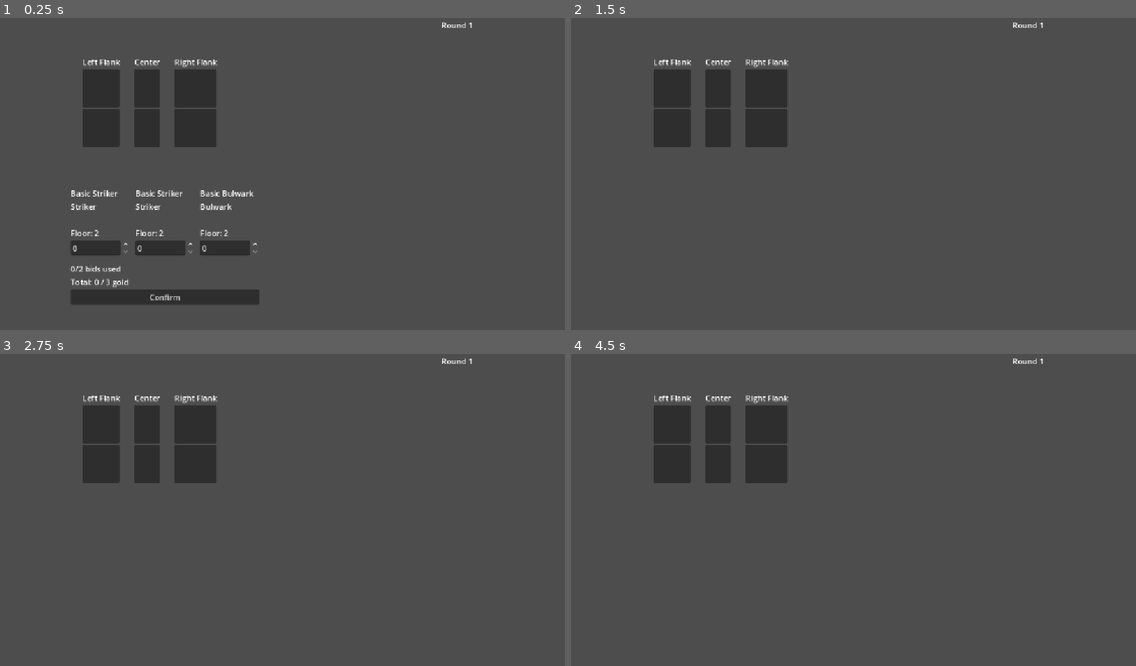
Above: before the commit, frames 1-4 (two rows, left to right).
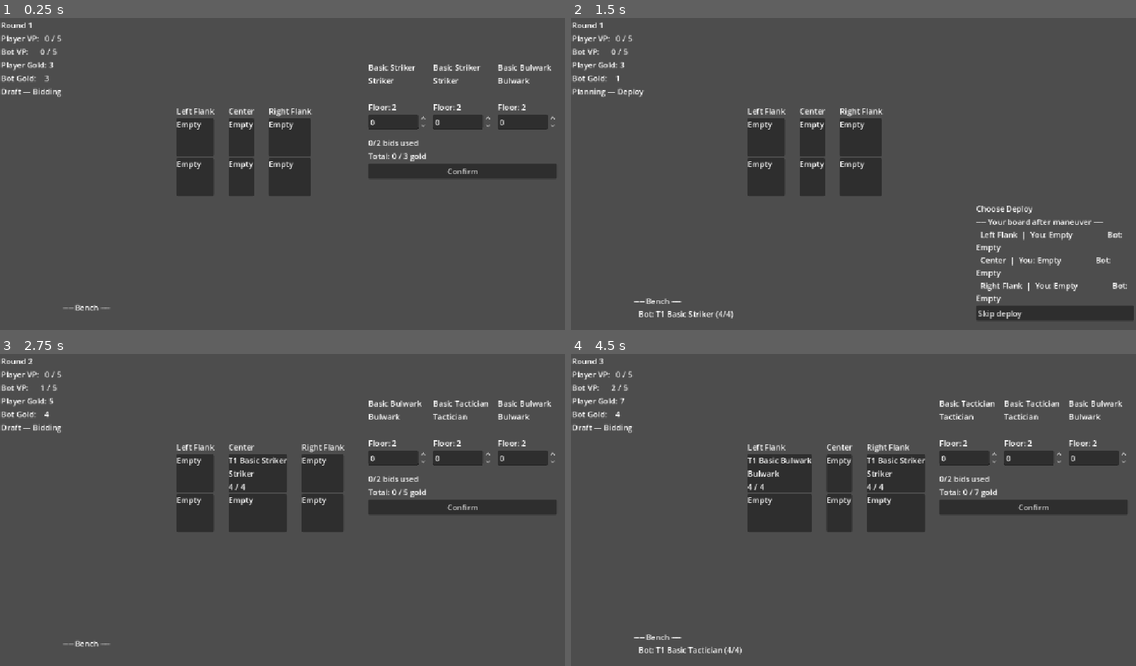
Above: after the commit, the same moments.

Repository: ReeseHerron/PocketTeactics
Game: Godot game, scene res://scenes/Main.tscn
Two runs of this game, one before a commit and one after it. Both use one fixed random seed, a clock stepped at 60 frames per second and the inputs below. This scene is started directly instead of the project's main scene.
Inputs (mouse positions are in pixels of both pictures, inside the frame that each line leads up to):
- Up to frame 1 (0.25 s): no input
- Up to frame 2 (1.5 s): click "Confirm" at 0.5 s; click (1056, 223) at 1.25 s, where only the run after the commit has a clickable "Skip (do nothing)"
- Up to frame 3 (2.75 s): click (485, 650) at 2 s, where only the run after the commit has a clickable "Skip deploy"
- Up to frame 4 (4.5 s): click (1034, 506) at 2.75 s, where only the run after the commit has a clickable "Confirm"; click (1056, 559) at 3.5 s, where only the run after the commit has a clickable "Skip (do nothing)"; click (1056, 650) at 4.25 s, where only the run after the commit has a clickable "Skip deploy"

The runs differ from the first frame. In frame 1, 16% of the frame differs, in the area x 0-99%, y 1-94%; in frame 2, 11%; in frame 3, 14%; in frame 4, 14%.
Error before the commit: Invalid assignment of property or key 'text' with value of type 'String' on a base object of type 'null instance'. (res://src/StatusPanel.gd:34)

Commit message:
Human vs Bot COMPLETED

Diff:
--- a/lane-battler/autoload/RoundManager.gd
+++ b/lane-battler/autoload/RoundManager.gd
@@ -100,16 +100,16 @@
 func _do_round_start() -> void:
 	print("")
 	print("========== ROUND %d ==========" % GameState.round_number)
+	# Apply income BEFORE printing gold so the header reflects what's actually spendable
+	if GameState.round_number > 1:
+		_economy_manager.apply_base_income()
+		print("  Income: +2 gold each")
 	print("Player — VP: %d  Gold: %d" % [GameState.vp[0], GameState.gold[0]])
 	print("Bot    — VP: %d  Gold: %d" % [GameState.vp[1], GameState.gold[1]])
 	_print_board_state()
 
 	# v4: clear fresh flags from previous round
 	GameState.clear_fresh_flags()
-
-	# v4: income at round START (skip round 1 — starting gold is already 3)
-	if GameState.round_number > 1:
-		_economy_manager.apply_base_income()
 
 	_set_phase(Phase.BENCH_RECOVERY)
 	call_deferred("advance")
--- a/lane-battler/scenes/ActionPanel.gd
+++ /dev/null
@@ -1,117 +0,0 @@
-# ActionPanel.gd
-extends VBoxContainer
-
-var selected_unit: UnitInstance = null
-var selected_lane: int = -1
-
-@onready var deploy_btn = $DeployBtn
-@onready var retreat_btn = $RetreatBtn
-@onready var shift_btn = $ShiftBtn
-@onready var hold_btn = $HoldBtn
-@onready var unit_picker = $UnitPicker      # OptionButton
-@onready var lane_picker = $LanePicker      # OptionButton
-@onready var confirm_btn = $ConfirmBtn
-
-func _ready() -> void:
-	hold_btn.pressed.connect(_submit_hold)
-	confirm_btn.pressed.connect(_on_confirm)
-	deploy_btn.pressed.connect(func(): _set_mode(0))
-	retreat_btn.pressed.connect(func(): _set_mode(1))
-	shift_btn.pressed.connect(func(): _set_mode(2))
-
-var current_mode: int = -1
-
-func refresh() -> void:
-	# Populate unit picker with bench units for deploy/retreat
-	unit_picker.clear()
-	for unit in GameState.bench[0]:
-		unit_picker.add_item("T%d %s" % [unit.data.tier, unit.data.display_name])
-
-	# Enable/disable buttons based on what's possible
-	deploy_btn.disabled = GameState.bench[0].is_empty()
-	var has_board = false
-	for lane in range(3):
-		if GameState.board[0][lane] != null:
-			has_board = true
-	retreat_btn.disabled = not has_board
-	shift_btn.disabled = not has_board
-
-func _set_mode(mode: int) -> void:
-	current_mode = mode
-	# Repopulate pickers based on mode
-	unit_picker.clear()
-	lane_picker.clear()
-	match mode:
-		0:  # Deploy
-			for unit in GameState.bench[0]:
-				unit_picker.add_item("T%d %s" % [unit.data.tier, unit.data.display_name])
-			for lane in range(3):
-				if GameState.board[0][lane] == null:
-					lane_picker.add_item(["Left", "Center", "Right"][lane])
-		1:  # Retreat
-			for lane in range(3):
-				if GameState.board[0][lane] != null:
-					unit_picker.add_item("T%d %s in %s" % [
-						GameState.board[0][lane].data.tier,
-						GameState.board[0][lane].data.display_name,
-						["Left", "Center", "Right"][lane]
-					])
-		2:  # Shift
-			for lane in range(3):
-				if GameState.board[0][lane] != null:
-					unit_picker.add_item("T%d %s in %s" % [
-						GameState.board[0][lane].data.tier,
-						GameState.board[0][lane].data.display_name,
-						["Left", "Center", "Right"][lane]
-					])
-			for lane in range(3):
-				if GameState.board[0][lane] == null:
-					lane_picker.add_item(["Left", "Center", "Right"][lane])
-
-func _submit_hold() -> void:
-	RoundManager.submit_player_action({"type": 4})
-	hide()
-
-func _on_confirm() -> void:
-	match current_mode:
-		0:  # Deploy
-			var unit = GameState.bench[0][unit_picker.selected]
-			var lane = _lane_name_to_index(lane_picker.get_item_text(lane_picker.selected))
-			RoundManager.submit_player_action({
-				"type": 0,
-				"unit": unit,
-				"target_lane": lane
-			})
-		1:  # Retreat
-			var lane = _board_unit_index_to_lane(unit_picker.selected)
-			var unit = GameState.board[0][lane]
-			RoundManager.submit_player_action({
-				"type": 1,
-				"unit": unit
-			})
-		2:  # Shift
-			var lane = _board_unit_index_to_lane(unit_picker.selected)
-			var unit = GameState.board[0][lane]
-			var target = _lane_name_to_index(lane_picker.get_item_text(lane_picker.selected))
-			RoundManager.submit_player_action({
-				"type": 2,
-				"unit": unit,
-				"target_lane": target
-			})
-	hide()
-
-func _lane_name_to_index(name: String) -> int:
-	match name:
-		"Left": return 0
-		"Center": return 1
-		"Right": return 2
-	return -1
-
-func _board_unit_index_to_lane(picker_index: int) -> int:
-	var count = 0
-	for lane in range(3):
-		if GameState.board[0][lane] != null:
-			if count == picker_index:
-				return lane
-			count += 1
-	return -1
--- a/lane-battler/scenes/Main.tscn
+++ b/lane-battler/scenes/Main.tscn
@@ -1,11 +1,12 @@
 [gd_scene format=3 uid="uid://bejxxkaheodeu"]
 
-[ext_resource type="Script" uid="uid://cg06j0nt7ujg1" path="res://scenes/ActionPanel.gd" id="1_elqb8"]
 [ext_resource type="Script" uid="uid://xe5kwofhcak5" path="res://src/Main.gd" id="1_rvslj"]
 [ext_resource type="Script" uid="uid://ycq6766hcjdr" path="res://src/StatusPanel.gd" id="2_vcsgt"]
 [ext_resource type="Script" uid="uid://bropqayc2nnun" path="res://scenes/ui/BoardPanel.gd" id="3_c01mt"]
 [ext_resource type="PackedScene" uid="uid://ljeibfqb5j7c" path="res://scenes/ui/BoardSlot.tscn" id="4_c01mt"]
 [ext_resource type="Script" uid="uid://d3ns3v8yuai34" path="res://scenes/ui/DraftPanel.gd" id="4_nxtc6"]
+[ext_resource type="Script" uid="uid://reoh8ydthlim" path="res://scenes/ui/BenchPanel.gd" id="5_nxtc6"]
+[ext_resource type="Script" uid="uid://da2q54dvmwijl" path="res://src/ActionPanel.gd" id="6_c01mt"]
 
 [node name="Main" type="Control" unique_id=1571649950]
 layout_mode = 3
@@ -18,9 +19,9 @@
 
 [node name="StatusPanel" type="VBoxContainer" parent="." unique_id=1601887717]
 layout_mode = 0
-offset_left = 900.0
+offset_left = 2.0
 offset_top = 3.0
-offset_right = 1151.0
+offset_right = 253.0
 offset_bottom = 176.0
 script = ExtResource("2_vcsgt")
 
@@ -39,13 +40,16 @@
 [node name="BotGold" type="Label" parent="StatusPanel" unique_id=548139602]
 layout_mode = 2
 
+[node name="PhaseLabel" type="Label" parent="StatusPanel" unique_id=1071365266]
+layout_mode = 2
+
 [node name="BoardPanel" type="GridContainer" parent="." unique_id=1802525335]
 custom_minimum_size = Vector2(400, 200)
 layout_mode = 0
-offset_left = 168.0
-offset_top = 78.0
-offset_right = 955.0
-offset_bottom = 510.0
+offset_left = 360.0
+offset_top = 178.0
+offset_right = 1147.0
+offset_bottom = 610.0
 theme_override_constants/h_separation = 100
 theme_override_constants/v_separation = 20
 columns = 3
@@ -98,15 +102,19 @@
 layout_mode = 0
 offset_left = 129.0
 offset_top = 553.0
-offset_right = 922.0
+offset_right = 699.0
 offset_bottom = 628.0
+script = ExtResource("5_nxtc6")
+
+[node name="Label" type="Label" parent="BenchPanel" unique_id=543916949]
+layout_mode = 2
 
 [node name="DraftPanel" type="VBoxContainer" parent="." unique_id=810661047]
 layout_mode = 0
-offset_left = 144.0
-offset_top = 346.0
-offset_right = 934.0
-offset_bottom = 585.0
+offset_left = 751.0
+offset_top = 89.0
+offset_right = 1541.0
+offset_bottom = 328.0
 script = ExtResource("4_nxtc6")
 
 [node name="CardsRow" type="HBoxContainer" parent="DraftPanel" unique_id=1260200773]
@@ -183,13 +191,12 @@
 text = "Confirm"
 
 [node name="ActionPanel" type="VBoxContainer" parent="." unique_id=401326702]
-visible = false
-layout_mode = 0
-offset_left = 949.0
-offset_top = 348.0
-offset_right = 1141.0
-offset_bottom = 601.0
-script = ExtResource("1_elqb8")
+layout_mode = 0
+offset_left = 826.0
+offset_top = 377.0
+offset_right = 1148.0
+offset_bottom = 645.0
+script = ExtResource("6_c01mt")
 
 [node name="PhaseLabel" type="Label" parent="ActionPanel" unique_id=1914808495]
 layout_mode = 2
--- /dev/null
+++ b/lane-battler/scenes/ui/BenchPanel.gd
@@ -0,0 +1,16 @@
+# src/BenchPanel.gd
+extends HBoxContainer
+
+@onready var label: Label = $Label
+
+func _ready() -> void:
+	EventBus.bench_changed.connect(func(_id): refresh())
+	refresh()
+
+func refresh() -> void:
+	var lines := ["── Bench ──"]
+	for player_id in range(2):
+		var who := "Player" if player_id == 0 else "Bot"
+		for unit in GameState.bench[player_id]:
+			lines.append("  %s: %s" % [who, unit.display_str()])
+	label.text = "\n".join(lines)
--- a/lane-battler/scenes/ui/BoardPanel.gd
+++ b/lane-battler/scenes/ui/BoardPanel.gd
@@ -19,14 +19,14 @@
 
 
 @onready var player_slots: Array = [
-	$LaneLeft/PlayerSlot,
-	$LaneCenter/PlayerSlot,
-	$LaneRight/PlayerSlot,
+	$HBoxContainer/LaneLeft/PlayerSlot,
+	$HBoxContainer/LaneCenter/PlayerSlot,
+	$HBoxContainer/LaneRight/PlayerSlot,
 ]
 @onready var bot_slots: Array = [
-	$LaneLeft/BotSlot,
-	$LaneCenter/BotSlot,
-	$LaneRight/BotSlot,
+	$HBoxContainer/LaneLeft/BotSlot,
+	$HBoxContainer/LaneCenter/BotSlot,
+	$HBoxContainer/LaneRight/BotSlot,
 ]
 
 
--- a/lane-battler/src/ActionExecutor.gd
+++ b/lane-battler/src/ActionExecutor.gd
@@ -147,7 +147,12 @@
 		push_error("DEPLOY: target lane %d occupied for player %d" % [target_lane, player_id])
 		return
 	if not GameState.bench[player_id].has(unit):
-		push_error("DEPLOY: unit not on bench for player %d" % player_id)
+		var msg := "  ⚠ DEPLOY INVALID: %s's %s is not in bench — was it already used by Muster?" % [
+			"Player" if player_id == 0 else "Bot",
+			unit.display_str(),
+		]
+		print(msg)
+		push_error(msg)
 		return
 	GameState.bench[player_id].erase(unit)
 	GameState.board[player_id][target_lane] = unit
--- a/lane-battler/src/ActionPanel.gd
+++ b/lane-battler/src/ActionPanel.gd
@@ -123,8 +123,16 @@
 		_submit_deploy({ "type": ActionExecutor.DeployType.SKIP })
 	)
 
-	# DEPLOY — each bench unit into each empty lane on the projected board
-	for unit in GameState.bench[0]:
+	# Exclude any unit already committed to Muster this turn.
+	# _committed_maneuver is set when the player confirmed their maneuver choice.
+	var available_bench: Array = GameState.bench[0].duplicate()
+	if _committed_maneuver.get("type") == ActionExecutor.ManeuverType.MUSTER:
+		var mustered: UnitInstance = _committed_maneuver.get("unit")
+		if mustered != null:
+			available_bench.erase(mustered)
+
+	# DEPLOY — each available bench unit into each empty lane on the projected board
+	for unit in available_bench:
 		for lane in range(3):
 			if projected[0][lane] != null:
 				continue  # lane occupied after our maneuver
--- a/lane-battler/src/Bot.gd
+++ b/lane-battler/src/Bot.gd
@@ -55,7 +55,7 @@
 
 func _score_draft_unit(unit: UnitData, player_id: int) -> float:
 	var opponent_id := 1 - player_id
-	var score := 3.0
+	var score := 0.0
 
 	# Fusion completion: same fusion_group_id and same tier already on bench
 	for bench_unit in GameState.bench[player_id]:
@@ -222,8 +222,17 @@
 	# SKIP is always an option
 	candidates.append({ "type": ActionExecutor.DeployType.SKIP, "score": 0.0 })
 
-	# DEPLOY: each bench unit into each empty lane on the projected board
-	for unit in GameState.bench[player_id]:
+	# Build available bench — exclude any unit already committed to Muster this turn.
+	# Without this, the bot could plan Muster(unitA) + Deploy(unitA), which
+	# resolves as Muster then silently fails the deploy.
+	var available_bench: Array = GameState.bench[player_id].duplicate()
+	if _chosen_maneuver.get("type") == ActionExecutor.ManeuverType.MUSTER:
+		var mustered: UnitInstance = _chosen_maneuver.get("unit")
+		if mustered != null:
+			available_bench.erase(mustered)
+
+	# DEPLOY: each available bench unit into each empty lane on the projected board
+	for unit in available_bench:
 		for lane in range(3):
 			if projected_board[player_id][lane] != null:
 				continue  # lane occupied after our maneuver
Not shown, added: lane-battler/scenes/ui/BenchPanel.gd.uid
